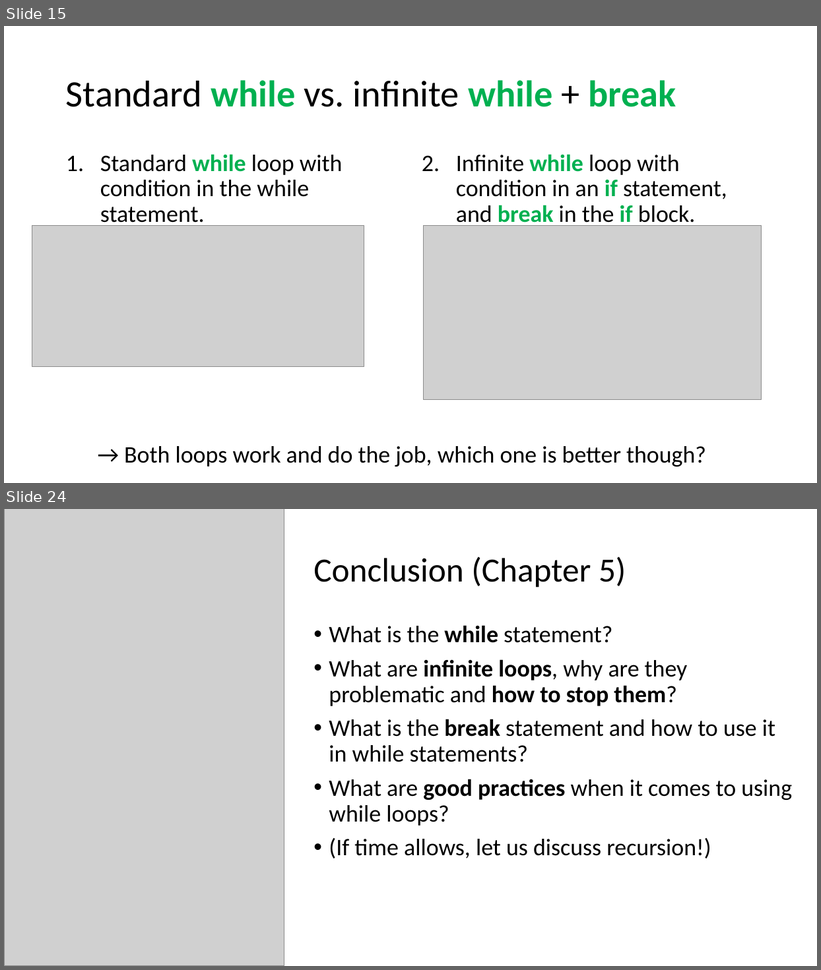
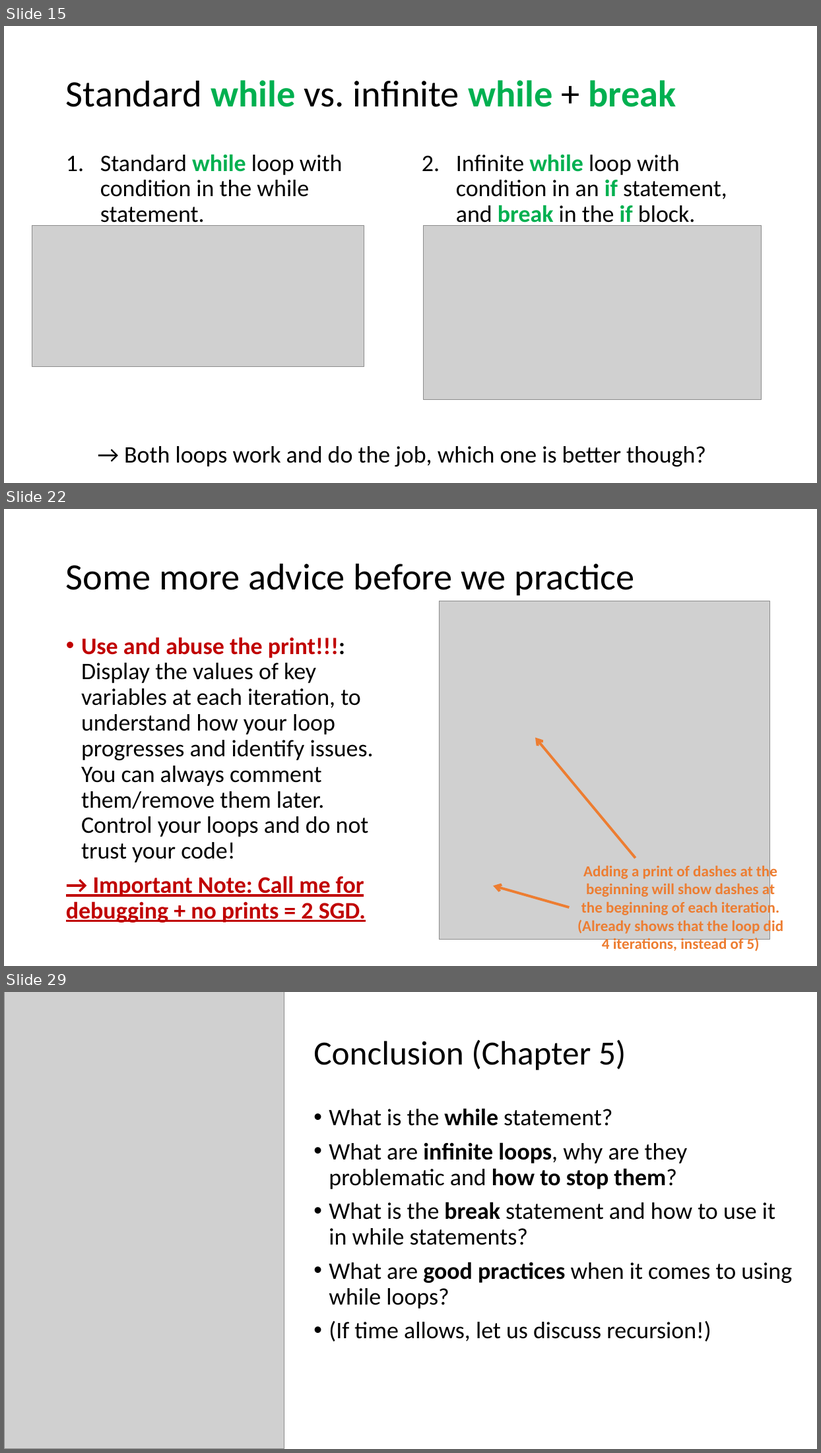
Before and after one commit to matthieudemari/SUTD_ILP_Computing, a slide deck: Chapter 5/Lecture_5.pptx. Shown one above the other, each under a label of ours: slides 15 and 24 before the commit, slides 15, 22 and 29 after it; the slides between them are not shown. The pictures are 821x970 and 821x1453 pixels, drawn with LibreOffice and Linux fonts; fonts in the diff are those of the drawing; grey boxes stand for pictures. Boxes give left, top, right and bottom in pixels: in the first picture for what was removed or moved away, otherwise in the second. Text is boxed around its words. In the diff, an @@ line names an element or a change of style, - is before the commit and + after.

```diff
--- a/Chapter 5/Lecture_5.pptx
+++ b/Chapter 5/Lecture_5.pptx
@@ slide 22 added at <box>4,509,817,966</box>, background #FFFFFF @@
@@ title added at <box>66,563,634,595</box>, 44 pt, text #000000 @@
+Some more advice before we practice
@@ picture added at <box>440,601,770,940</box> @@
@@ text added at <box>66,637,374,923</box>, 28 pt, text #000000 @@
+• Use and abuse the print!!!: Display the values of key variables at each iteration, to understand how your loop progresses and identify issues. You can always comment them/remove them later. Control your loops and do not trust your code!
+→ Important Note: Call me for debugging + no prints = 2 SGD.
@@ arrow added from (636, 859) to (535, 738), #ED7D31 3 pt @@
@@ text added at <box>578,863,783,951</box>, 18 pt, text #ED7D31, bold @@
+Adding a print of dashes at the beginning will show dashes at the beginning of each iteration.
+(Already shows that the loop did 4 iterations, instead of 5)
@@ arrow added from (570, 908) to (493, 886), #ED7D31 3 pt @@
@@ what was slide 24 is now slide 29 @@
```
Also in this commit, not shown: 8 slides changed, 4 other slides added, 6 other files.
